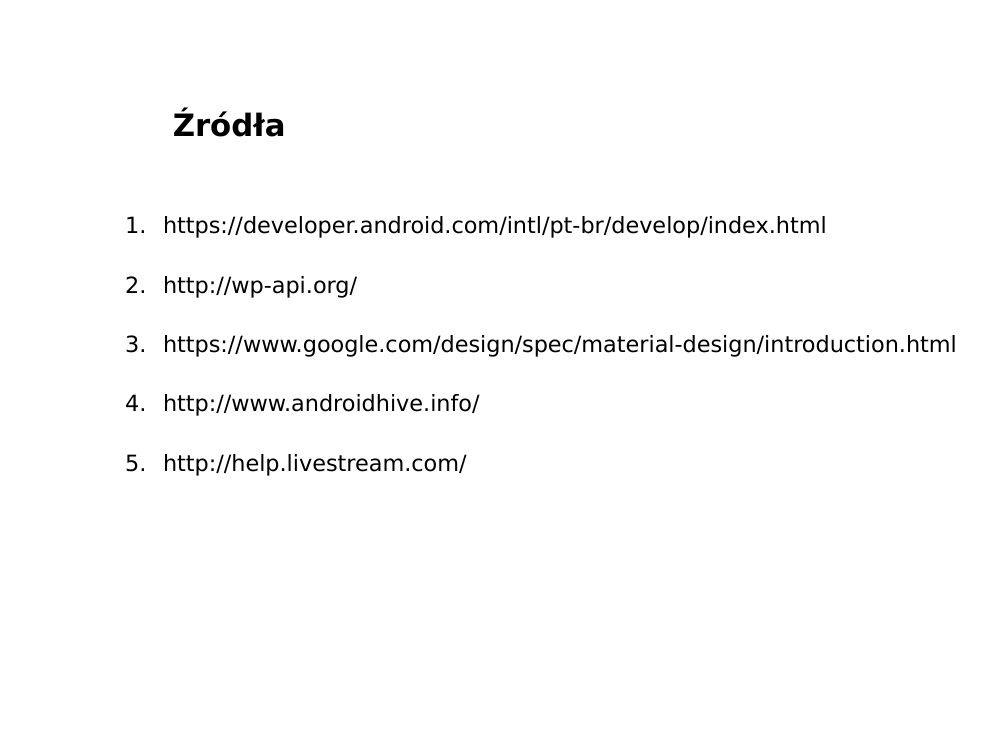
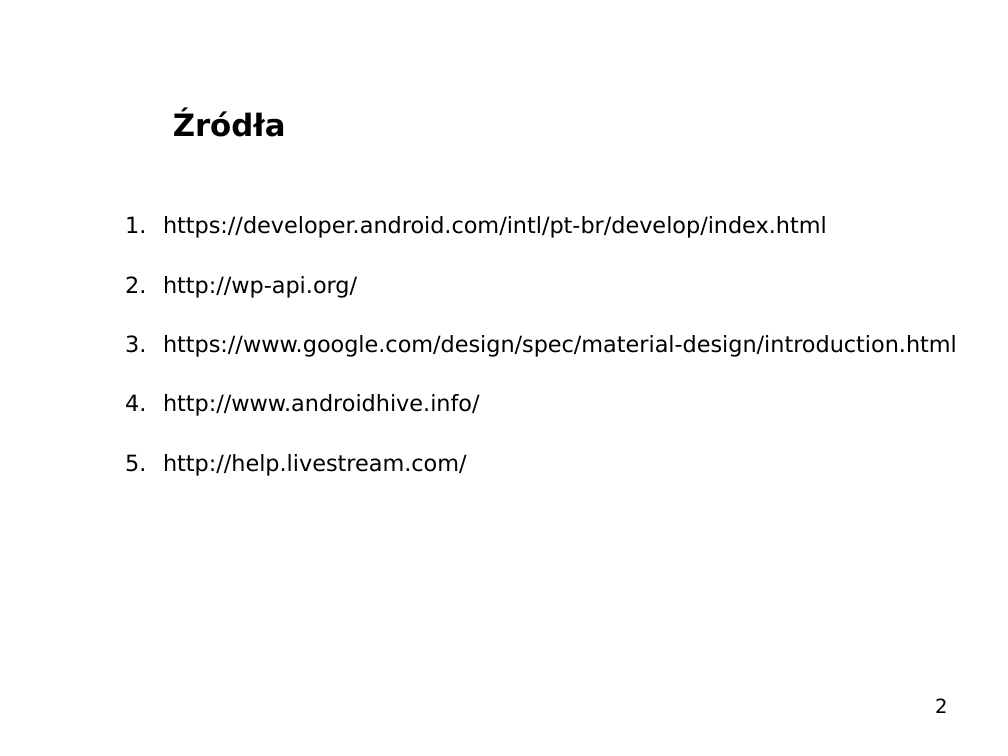
Before and after one commit to kslusarczyk/lagiewniki, a slide deck: slide 2 of laboratorium_dyplomowe.ppt. Drawn at 1008x756 pixels with LibreOffice and Linux fonts; fonts in the diff are those of the drawing; background and template pictures are left out. Boxes give left, top, right and bottom in pixels: in the first picture for what was removed or moved away, otherwise in the second. Text is boxed around its words. In the diff, an @@ line names an element or a change of style, - is before the commit and + after.

```diff
--- a/laboratorium_dyplomowe.ppt
+++ b/laboratorium_dyplomowe.ppt
@@ page number added at [935,698,947,713], 14 pt, text #000000 @@
+2
```
Also in this commit, not shown: 4 other slides changed.
